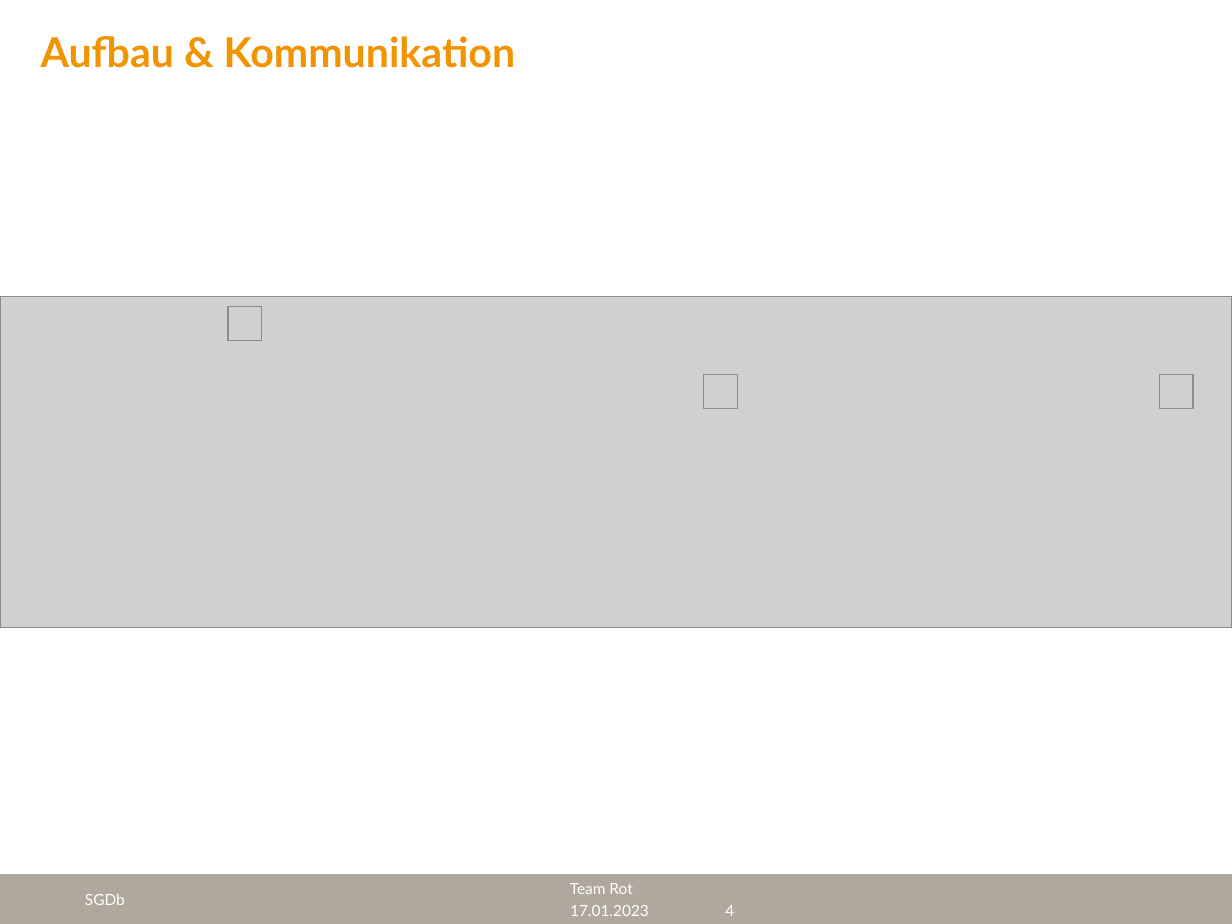
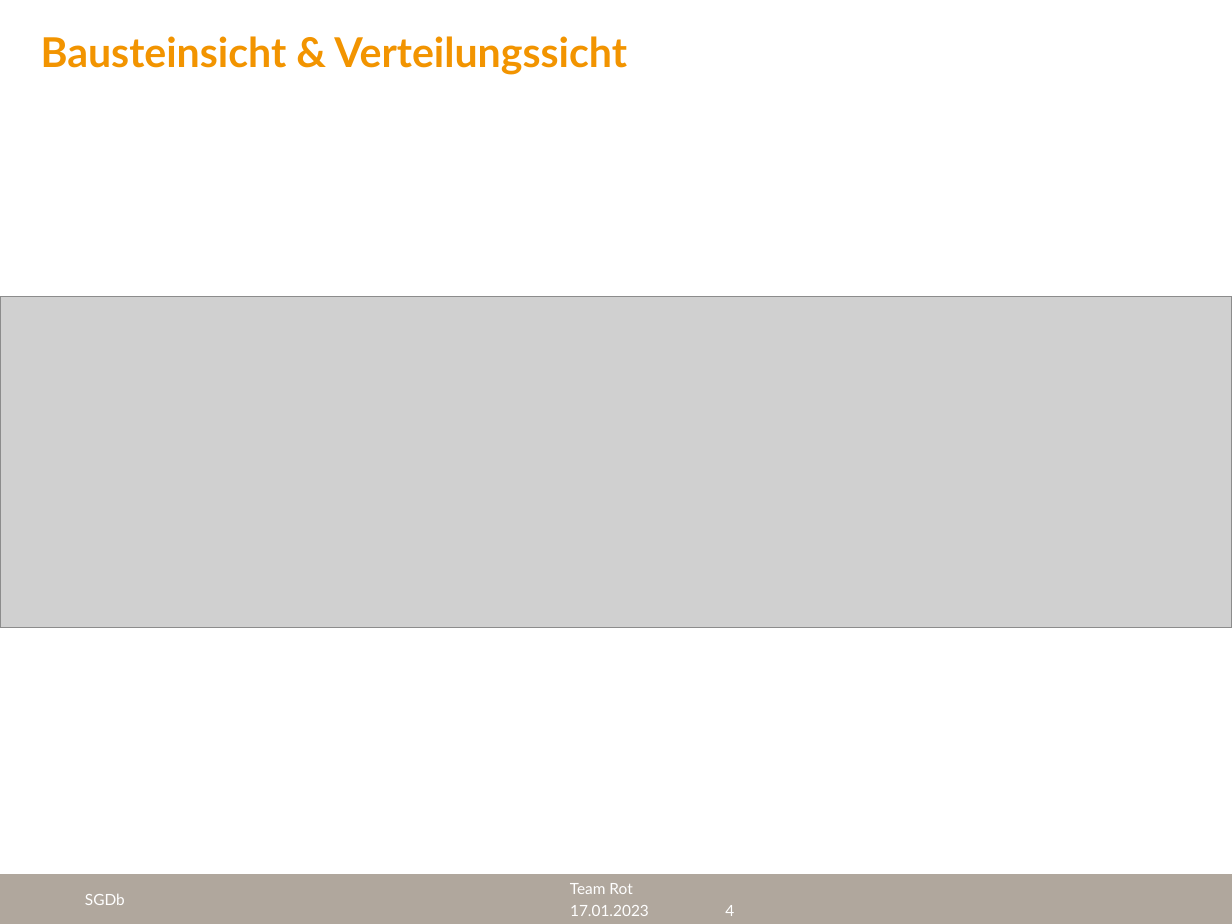
Before and after one commit to cyberlytics/SGDb, a slide deck: slide 4 of sys_doc/presentation/20230117_TeamRot_Ergebnis.pptx. Drawn at 1232x924 pixels with LibreOffice and Linux fonts; fonts in the diff are those of the drawing; grey boxes stand for pictures; background and template pictures are left out. Boxes give left, top, right and bottom in pixels: in the first picture for what was removed or moved away, otherwise in the second. Text is boxed around its words. In the diff, an @@ line names an element or a change of style, - is before the commit and + after.

Commit message:
Fix name and add image
Former-commit-id: 9112eaa75aa2ad269c699e38ec87a493c42d9132

```diff
--- a/sys_doc/presentation/20230117_TeamRot_Ergebnis.pptx
+++ b/sys_doc/presentation/20230117_TeamRot_Ergebnis.pptx
@@ title at box(41, 36, 627, 75): text changed @@
-Aufbau & Kommunikation
+Bausteinsicht & Verteilungssicht
@@ picture removed at box(228, 307, 262, 341) @@
@@ picture removed at box(703, 375, 738, 409) @@
@@ picture removed at box(1159, 375, 1194, 409) @@
```
Also in this commit, not shown: 2 other slides changed, 1 slide added.
